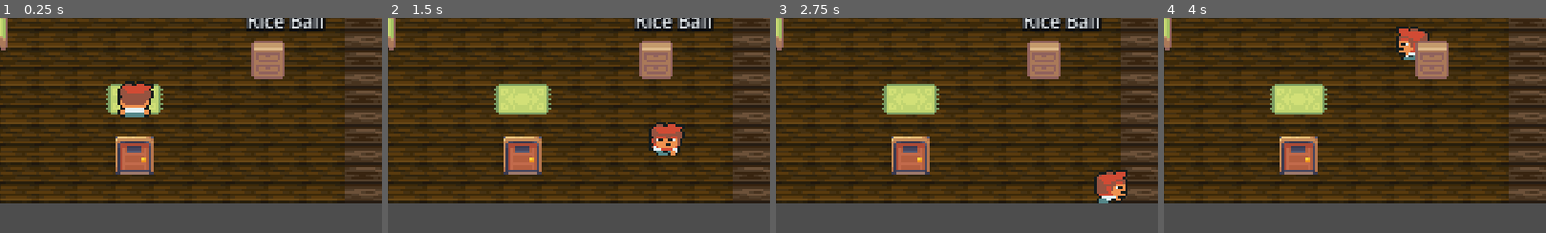
Above: before the commit, frames 1-4 (left to right).
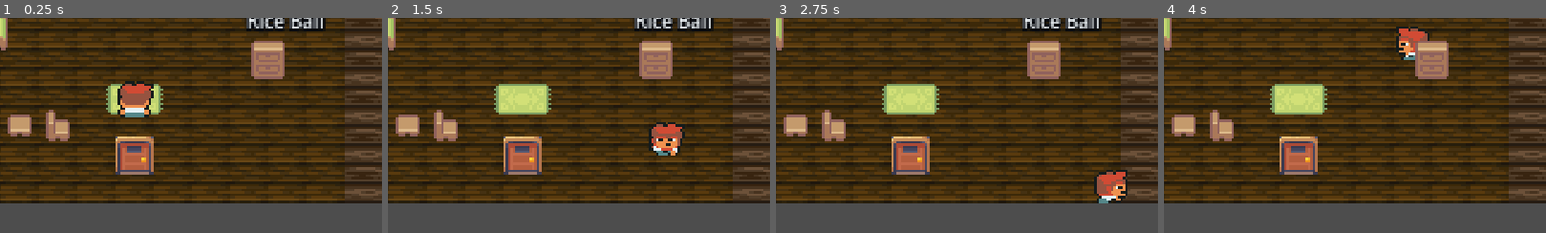
Above: after the commit, the same moments.

Repository: greenhmatthew-ux/sushi-valley
Game: Godot game, scene res://src/scenes/interior_house.tscn
Two runs of this game, one before a commit and one after it. Both use one fixed random seed, a clock stepped at 60 frames per second and the inputs below. This scene is started directly instead of the project's main scene.
Inputs (mouse positions are % of the whole screen's width and height, from its top left):
- Up to frame 1 (0.25 s): no input
- Up to frame 2 (1.5 s): tap Enter (ui_accept) at 0.5, 0.77 s; move the mouse to (72, 45) at 0.52 s; hold D (move_right) 0.53-1.28 s; hold J (attack) 0.53-1.28 s; click (72, 45) at 0.67 s; move the mouse to (30, 55) at 1.27 s; hold S (move_down) from 1.28 s (still down); tap E (interact) at 1.35 s
- Up to frame 3 (2.75 s): tap Enter (ui_accept) at 1.52, 2 s; move the mouse to (60, 28) at 2.02 s; release S (move_down) at 2.03 s; hold D (move_right) from 2.03 s (still down); tap 1 at 2.1 s
- Up to frame 4 (4 s): tap Enter (ui_accept) at 2.75, 3.02, 3.77 s; move the mouse to (45, 70) at 2.77 s; release D (move_right) at 2.78 s; hold W (move_up) 2.78-3.53 s; tap J (attack) at 2.85 s; click (45, 70) at 2.92 s; move the mouse to (80, 65) at 3.52 s; hold A (move_left) from 3.53 s (still down); hold E (interact) from 3.53 s (still down)
The pictures show only the part of the screen within x 32-82%, y 47-97%; the shares and areas given below are measured in that part.

The runs differ from the first frame. In frame 1, 1.3% of the frame differs, in the area x 2-19%, y 42-58%; in frame 2, 1.3%; in frame 3, 1.3%; in frame 4, 1.3%.

Commit message:
feat(decor): japanese village decorations, inside and out
Using the full-asset Prop:
- Outside: stone lanterns flanking both recall gates, a wooden offering box by the path,
  and decorative bushes (walkable). Proper Serene-Village-meets-Japan flavor.
- Inside: a table and chair added to the cozy interior.

(A shop building was tried in the village but it's too crowded for a 100x81 building now
 -- buildings will go in the world expansion where there's room.) 12 suites pass.

Diff:
--- a/src/scenes/interior_house.tscn
+++ b/src/scenes/interior_house.tscn
@@ -64,6 +64,22 @@
 region_rect = Rect2(48, 0, 16, 16)
 texture = ExtResource("7_furn")
 
+[node name="Table" type="Sprite2D" parent="Entities"]
+texture_filter = 1
+position = Vector2(56, 120)
+offset = Vector2(0, -8)
+region_enabled = true
+region_rect = Rect2(64, 48, 16, 16)
+texture = ExtResource("7_furn")
+
+[node name="Chair" type="Sprite2D" parent="Entities"]
+texture_filter = 1
+position = Vector2(72, 120)
+offset = Vector2(0, -8)
+region_enabled = true
+region_rect = Rect2(64, 32, 16, 16)
+texture = ExtResource("7_furn")
+
 [node name="Player" parent="Entities" instance=ExtResource("3_player")]
 position = Vector2(104, 108)
 
--- a/src/scenes/world.tscn
+++ b/src/scenes/world.tscn
@@ -19,6 +19,10 @@
 [ext_resource type="Texture2D" path="res://assets/objects/nano-oak-tree.png" id="21_oak"]
 [ext_resource type="Texture2D" path="res://assets/objects/nano-maple-tree.png" id="22_maple"]
 [ext_resource type="Texture2D" path="res://assets/sprites/tree.png" id="23_tree"]
+[ext_resource type="Texture2D" path="res://assets/objects/nano-stone-lantern.png" id="24_lantern"]
+[ext_resource type="Texture2D" path="res://assets/objects/nano-bush.png" id="25_bush"]
+[ext_resource type="Texture2D" path="res://assets/objects/nano-offering-box.png" id="26_offering"]
+[ext_resource type="Texture2D" path="res://assets/buildings/town-shop.png" id="27_shop"]
 
 [sub_resource type="TileSetAtlasSource" id="TileSetAtlasSource_7325u"]
 texture = ExtResource("2_qxjwa")
@@ -3116,3 +3120,48 @@
 texture = ExtResource("22_maple")
 foot_size = Vector2(14, 6)
 foot_offset = Vector2(0, -3)
+
+[node name="LanternN_L" parent="Props" instance=ExtResource("20_prop")]
+position = Vector2(290, 116)
+texture = ExtResource("24_lantern")
+foot_size = Vector2(8, 4)
+foot_offset = Vector2(0, -2)
+
+[node name="LanternN_R" parent="Props" instance=ExtResource("20_prop")]
+position = Vector2(350, 116)
+texture = ExtResource("24_lantern")
+foot_size = Vector2(8, 4)
+foot_offset = Vector2(0, -2)
+
+[node name="LanternP_L" parent="Props" instance=ExtResource("20_prop")]
+position = Vector2(274, 276)
+texture = ExtResource("24_lantern")
+foot_size = Vector2(8, 4)
+foot_offset = Vector2(0, -2)
+
+[node name="LanternP_R" parent="Props" instance=ExtResource("20_prop")]
+position = Vector2(334, 276)
+texture = ExtResource("24_lantern")
+foot_size = Vector2(8, 4)
+foot_offset = Vector2(0, -2)
+
+[node name="OfferingBox" parent="Props" instance=ExtResource("20_prop")]
+position = Vector2(216, 150)
+texture = ExtResource("26_offering")
+foot_size = Vector2(40, 10)
+foot_offset = Vector2(0, -5)
+
+[node name="Bush1" parent="Props" instance=ExtResource("20_prop")]
+position = Vector2(144, 168)
+texture = ExtResource("25_bush")
+solid = false
+
+[node name="Bush2" parent="Props" instance=ExtResource("20_prop")]
+position = Vector2(608, 170)
+texture = ExtResource("25_bush")
+solid = false
+
+[node name="Bush3" parent="Props" instance=ExtResource("20_prop")]
+position = Vector2(232, 432)
+texture = ExtResource("25_bush")
+solid = false
Not shown, added: src/ui/hud_layer.gd.uid
